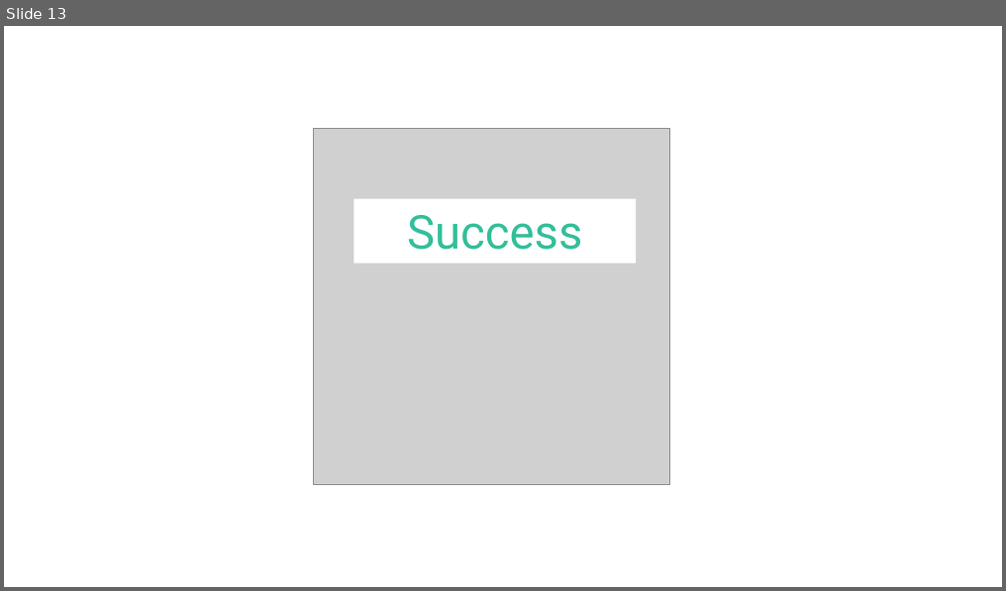
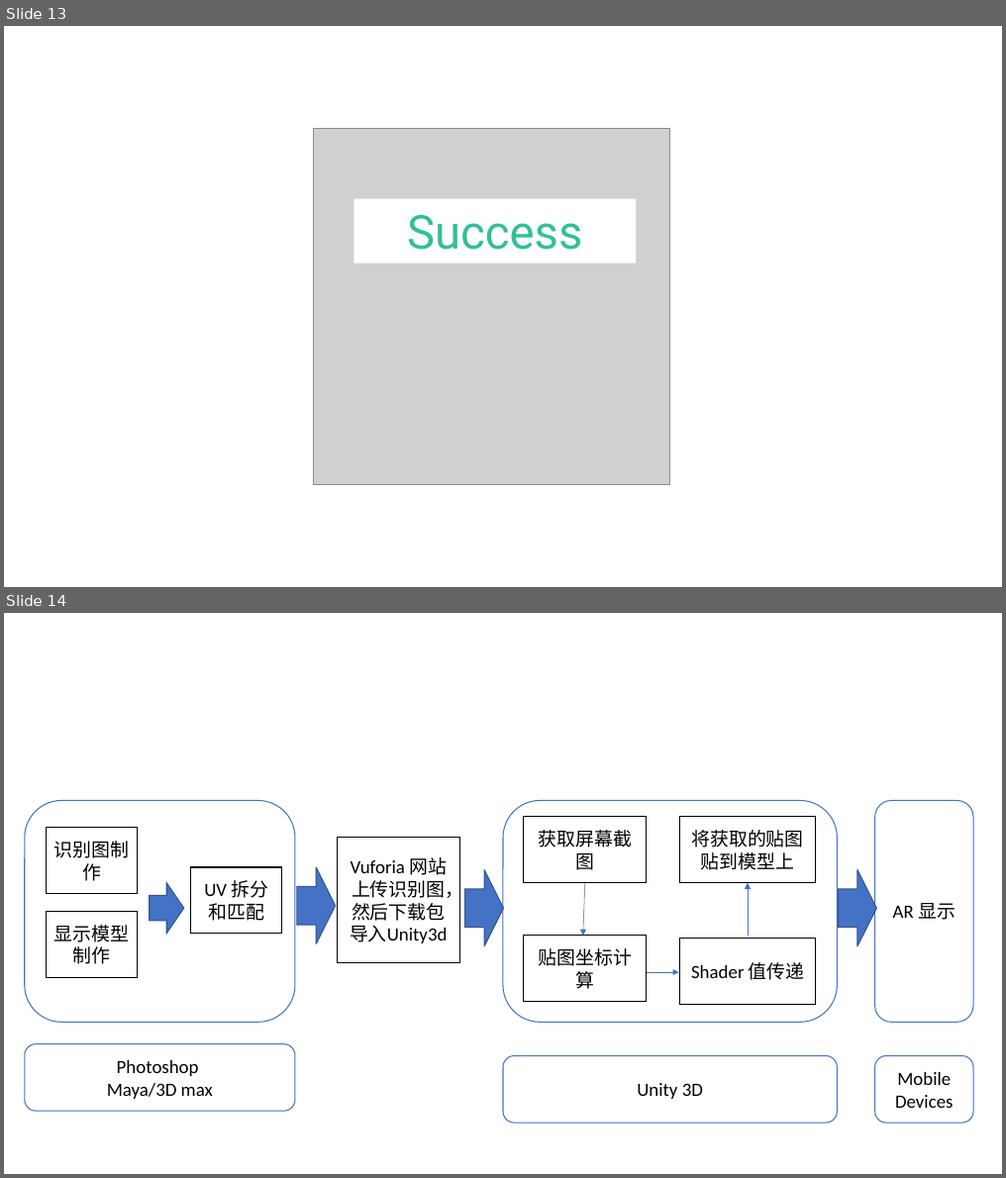
Before and after one commit to duanxiaoyun/ppaperssss, a slide deck: bi_ye_lun_wen/cao gao/temp files.pptx. Shown one above the other, each under a label of ours: slide 13 before the commit, slides 13 and 14 after it. The pictures are 1006x591 and 1006x1178 pixels, drawn with LibreOffice and Linux fonts; fonts in the diff are those of the drawing; grey boxes stand for pictures. Boxes give left, top, right and bottom in pixels: in the first picture for what was removed or moved away, otherwise in the second. Text is boxed around its words. In the diff, an @@ line names an element or a change of style, - is before the commit and + after.

```diff
--- a/bi_ye_lun_wen/cao gao/temp files.pptx
+++ b/bi_ye_lun_wen/cao gao/temp files.pptx
@@ slide 14 added at (x1=4, y1=613, x2=1002, y2=1174), background #FFFFFF @@
@@ rounded rectangle added at (x1=24, y1=801, x2=294, y2=1023), fill #FFFFFF, outline #4472C4 1 pt @@
@@ rounded rectangle added at (x1=503, y1=801, x2=838, y2=1023), fill #FFFFFF, outline #4472C4 1 pt @@
@@ rectangle added at (x1=524, y1=817, x2=647, y2=882), fill #FFFFFF, outline #000000 1 pt, 18 pt, text #000000 @@
+获取屏幕截图
@@ rectangle added at (x1=680, y1=817, x2=816, y2=882), fill #FFFFFF, outline #000000 1 pt, 18 pt, text #000000 @@
+将获取的贴图贴到模型上
@@ rounded rectangle added at (x1=875, y1=801, x2=973, y2=1023), fill #FFFFFF, outline #4472C4 1 pt, 18 pt, text #000000 @@
+AR 显示
@@ rectangle added at (x1=46, y1=828, x2=138, y2=894), fill #FFFFFF, outline #000000 1 pt, 18 pt, text #000000 @@
+识别图制作
@@ rectangle added at (x1=338, y1=838, x2=460, y2=963), fill #FFFFFF, outline #000000 1 pt, 18 pt, text #000000 @@
+Vuforia 网站上传识别图，然后下载包导入Unity3d
@@ rectangle added at (x1=190, y1=867, x2=282, y2=934), fill #FFFFFF, outline #000000 1 pt, 18 pt, text #000000 @@
+UV 拆分和匹配
@@ right arrow added at (x1=297, y1=867, x2=335, y2=945), fill #4472C4, outline #325491 1 pt @@
@@ right arrow added at (x1=465, y1=869, x2=503, y2=947), fill #4472C4, outline #325491 1 pt @@
@@ right arrow added at (x1=838, y1=869, x2=876, y2=947), fill #4472C4, outline #325491 1 pt @@
@@ right arrow added at (x1=150, y1=883, x2=183, y2=934), fill #4472C4, outline #325491 1 pt @@
@@ arrow added from (585, 883) to (583, 936), #4472C4 0.5 pt @@
@@ arrow added from (747, 936) to (747, 883), #4472C4 0.5 pt @@
@@ rectangle added at (x1=46, y1=912, x2=138, y2=977), fill #FFFFFF, outline #000000 1 pt, 18 pt, text #000000 @@
+显示模型制作
@@ rectangle added at (x1=524, y1=936, x2=647, y2=1001), fill #FFFFFF, outline #000000 1 pt, 18 pt, text #000000 @@
+贴图坐标计算
@@ rectangle added at (x1=680, y1=939, x2=816, y2=1004), fill #FFFFFF, outline #000000 1 pt, 18 pt, text #000000 @@
+Shader 值传递
@@ arrow added from (642, 972) to (679, 972), #4472C4 0.5 pt @@
@@ rounded rectangle added at (x1=24, y1=1045, x2=294, y2=1111), fill #FFFFFF, outline #4472C4 1 pt, 18 pt, text #000000 @@
+Photoshop
+Maya/3D max
@@ rounded rectangle added at (x1=503, y1=1057, x2=838, y2=1123), fill #FFFFFF, outline #4472C4 1 pt, 18 pt, text #000000 @@
+Unity 3D
@@ rounded rectangle added at (x1=875, y1=1057, x2=973, y2=1123), fill #FFFFFF, outline #4472C4 1 pt, 18 pt, text #000000 @@
+Mobile Devices
```
Also in this commit, not shown: 2 other slides added, 3 other files.
